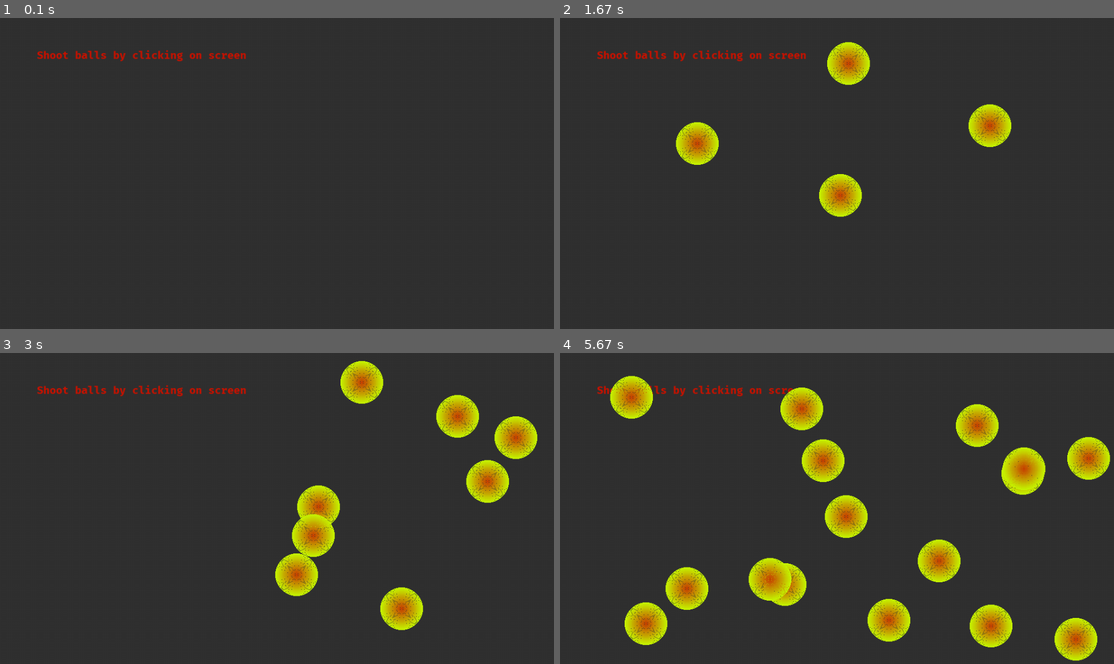
Above: before the commit, frames 1-4 (two rows, left to right).
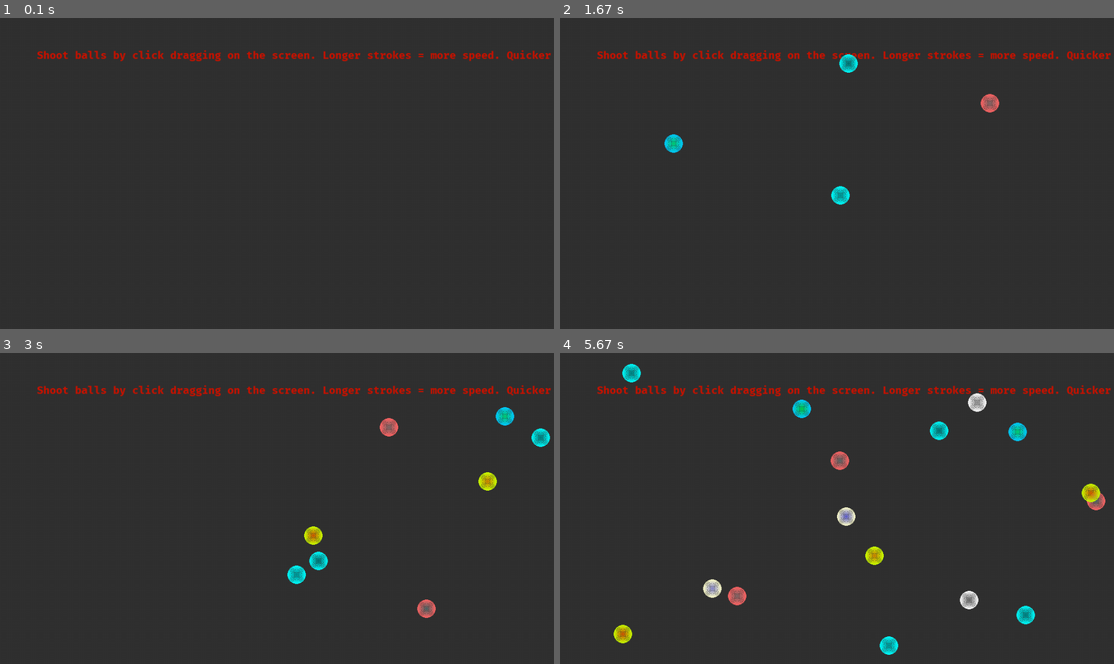
Above: after the commit, the same moments.

Repository: bhbmaster/pygame-shoot-ball
Game: pygame game, started from classBallShoot.py
Same seed, same stepped clock (60 frames per second), same inputs: the game is played once before the commit and once after it.
Inputs (mouse positions are in pixels of both pictures, inside the frame that each line leads up to):
- Up to frame 1 (0.1 s): no input
- Up to frame 2 (1.67 s): press the mouse at (837, 192) at 0.37 s; move the mouse to (770, 182) at 0.47 s; release the mouse at (704, 176) at 0.6 s; press the mouse at (837, 192) at 0.7 s; move the mouse to (881, 129) at 0.8 s; release the mouse at (920, 64) at 0.93 s; press the mouse at (837, 192) at 1.03 s; move the mouse to (842, 129) at 1.13 s; release the mouse at (848, 67) at 1.27 s; press the mouse at (837, 192) at 1.37 s; move the mouse to (842, 198) at 1.47 s; release the mouse at (842, 204) at 1.6 s
- Up to frame 3 (3 s): press the mouse at (277, 527) at 1.7 s; move the mouse to (349, 542) at 1.8 s; release the mouse at (421, 558) at 1.93 s; press the mouse at (277, 527) at 2.03 s; move the mouse to (349, 505) at 2.13 s; release the mouse at (421, 480) at 2.27 s; press the mouse at (277, 527) at 2.37 s; move the mouse to (376, 505) at 2.47 s; release the mouse at (476, 483) at 2.6 s; press the mouse at (277, 527) at 2.7 s; move the mouse to (376, 548) at 2.8 s; release the mouse at (470, 567) at 2.93 s
- Up to frame 4 (5.67 s): press the mouse at (837, 527) at 3.03 s; move the mouse to (848, 511) at 3.13 s; release the mouse at (859, 496) at 3.27 s; press the mouse at (837, 527) at 3.37 s; move the mouse to (776, 489) at 3.47 s; release the mouse at (715, 452) at 3.6 s; press the mouse at (837, 527) at 3.7 s; move the mouse to (914, 533) at 3.8 s; release the mouse at (986, 542) at 3.93 s; press the mouse at (837, 527) at 4.03 s; move the mouse to (792, 468) at 4.13 s; release the mouse at (748, 405) at 4.27 s; press the mouse at (837, 527) at 4.37 s; move the mouse to (936, 517) at 4.47 s; release the mouse at (1030, 505) at 4.6 s; press the mouse at (837, 527) at 4.7 s; move the mouse to (787, 480) at 4.8 s; release the mouse at (731, 433) at 4.93 s; press the mouse at (837, 527) at 5.03 s; move the mouse to (820, 471) at 5.13 s; release the mouse at (803, 415) at 5.27 s; press the mouse at (837, 527) at 5.37 s; move the mouse to (859, 492) at 5.47 s; release the mouse at (875, 458) at 5.6 s

The runs differ from the first frame. In frame 1, 0.8% of the frame differs, in the area x 29-100%, y 10-15%; in frame 2, 4.3%; in frame 3, 7.9%; in frame 4, 15%, in the area x 9-100%, y 3-100%.

Commit message:
added color + radius variations. color is random + radius is time depended

Diff:
--- a/classBallShoot.py
+++ b/classBallShoot.py
@@ -3,16 +3,20 @@
 import random
 import math
 
-version = "0.0.3c"
+version = "0.0.5c"
 FPS = 60
-Scale = 0.75
-Grey = pygame.Color(50,50,50)
-Yellow = pygame.Color(200,200,0)
-Red = pygame.Color(200, 20, 0)
+SHADES_PER_CIRCLE = 20
+MAX_SECOND_HOLD = 1000            # how many milliseconds hold generate max gold
+Scale = 0.75                      # percent size of full screen . 1 = full screen
+Red = pygame.Color(200, 20, 0)    # text color
+Grey = pygame.Color(50,50,50)     # background color
+# Yellow = pygame.Color(200,200,0)
 
 class Message:
 
     def __init__(self,message,X,Y,color,size=18,font="FiraCode-Bold.ttf"):
+
+        # init message size string and location
         self.font = pygame.font.Font("FiraCode-Bold.ttf", 18) # 32 fits nicely when screen 1000x1000
         self.message = message
         self.color = color
@@ -20,6 +24,8 @@
         self.Y = Y
 
     def draw(self,surface):
+
+        # draw message on surface/screen
         msg_surface = self.font.render(self.message, True, self.color)
         msg_rect = msg_surface.get_rect()
         msg_rect.topleft = (self.X,self.Y)
@@ -28,15 +34,22 @@
 class Ball:
 
     def __init__(self,x0,y0,dir_degrees,speed,radius):
+
+        # init
         self.cX = x0
         self.cY = y0
         self.dir_degrees = dir_degrees
         self.radius = radius
         self.speed = speed
+
         # change in x and y (normalized):
         self.cDx = math.cos(self.dir_degrees*math.pi/180)
         self.cDy = -math.sin(self.dir_degrees*math.pi/180)
-        self.circle_shades = 20
+        self.circle_shades = SHADES_PER_CIRCLE
+
+        # color init
+        self.choice = random.randint(1,6)  # we 6 color set choices (in draw function we take care of this)
+        self.cVar = random.randint(100,200) # additionally we vary randomly the shade variance
 
     def update(self):  # update aka move
 
@@ -45,35 +58,48 @@
 
         if (self.cY + self.radius > window_height) or (self.cY - self.radius < 0):
             self.cDy = -self.cDy
+
         if (self.cX + self.radius > window_width) or (self.cX - self.radius < 0):
             self.cDx = -self.cDx
+
         # debug info 2 here
         # next circle position updated with change in X and change Y
         self.cX += self.cDx*self.speed # (new - add change_in_x_normalized_ratio * circle_speed)
-        self.cY += self.cDy*self.speed # (new - add
+        self.cY += self.cDy*self.speed # (new - add change_in_y_normalized_ratio * circle_speed)
 
     def draw(self,surface):
 
         # draw circles shades which draws the circle
         circle_shades_prime = self.circle_shades + 1
+
+        # shades of the circle which make the circle
         for i in range(circle_shades_prime):
+
             ratioR = (circle_shades_prime - i) / circle_shades_prime # moves from 1 to 0 smoothly (aka Ratio Reverse)
             ratio = 1-ratioR                                         # moves from 0 to 1 smoothly
-            cRed = 200
-            cGreenVar = 200
-            cGreen = int(cGreenVar*ratio) + (255-cGreenVar)
-            cBlue = 0
+
+            # pick R,G,B for shades depending on the color choice we picked when ball was initiated
+            if self.choice == 1: cRed = 200; cGreen = int(self.cVar*ratio) + (255-self.cVar); cBlue = 0
+            elif self.choice == 2: cRed = 0; cGreen =  200; cBlue = int(self.cVar*ratio) + (255-self.cVar)
+            elif self.choice == 3: cRed = int(self.cVar*ratio) + (255-self.cVar); cGreen = 100; cBlue =  100
+            elif self.choice == 4: cRed = int(self.cVar*ratio) + (255-self.cVar); cGreen = int(self.cVar*ratio) + (255-self.cVar);  cBlue =  200
+            elif self.choice == 5: cRed = 0; cGreen = int(self.cVar*ratio) + (255-self.cVar);  cBlue =  int(self.cVar*ratio) + (255-self.cVar)
+            elif self.choice == 6: cRed = int(self.cVar*ratio) + (255-self.cVar); cGreen = int(self.cVar*ratio) + (255-self.cVar); cBlue = int(self.cVar*ratio) + (255-self.cVar)
+
             cColor = pygame.Color(cRed,cGreen, cBlue)
+
             cR = self.radius*ratio # moves from radius 0 to 1*circle_radius (small to big)
             cW = int(self.radius/circle_shades_prime)+1
+
+            # draw the shade arc/circle
             pygame.draw.circle(surface, cColor, (self.cX, self.cY), cR, cW)
 
 class Main:
 
     def __init__(self, scale = 0.75):
 
+        # init pygame and set size and caption and clock (for fps management)
         pygame.init()
-
         self.DisplayInfo=pygame.display.Info()
         self.ratioDisplayX = scale
         self.ratioDisplayY = scale
@@ -86,31 +112,55 @@
 
     def gameLoop(self):
 
+        # mouse click constants - left mouse button is 1, right mouse button is 3
+        LEFT = 1
+        RIGHT = 3
+
         # preloop inits
         circle_mouse_pos = []
         balls = []
-        # for now put here:
+
+        # circle mins and maxes for speed
         circle_min_speed = 0.5
         circle_max_speed = int(self.DIAGONAL/45) # gets us speed of around ~30 in 1000 by 1000 (1414 diag)
-        circle_radius = int(self.DIAGONAL/28) # gets us ball of size 50 in 1000 by 1000 (1414 diag)
-
-        # print to console
-        print(f"* Shoot Ball v{version} - Window Size {self.X}x{self.Y} - MaxSpeed: {circle_max_speed} - Radius: {circle_radius}")
-
-        # loop
+
+        # circle mins and maxes for radius
+        circle_min_radius = 1
+        circle_max_radius = int(self.DIAGONAL/15)
+        circle_delta_radius = circle_max_radius - circle_min_radius
+        max_second_hold = MAX_SECOND_HOLD # 3000 ms | 3s for max radius ball (less hold smaller ball)
+
+        # print to console (we flush it otherwise it only shows up when the game closes)
+        main_title_string=f"* Shoot Ball v{version} - Window Size {self.X}x{self.Y} - vMin {circle_min_speed}, vMax {circle_max_speed} - rMin {circle_min_radius}, rMax {circle_max_radius}"
+        # print(main_title_string); sys.stdout.flush()
+
+        # main game loop where we draw background, get events, draw message, update balls, draw balls, update screen
         while True:
+
             self.surface.fill(Grey)  # draw background here in case we want to draw debug info in events (before calling draw)
+
             events = pygame.event.get()
+
             # events
             for ev in events:
+
                 if ev.type == pygame.QUIT or (ev.type == pygame.KEYUP and ev.key == pygame.K_q):
                     # quit game if press X or hit q key
                     pygame.display.quit()
                     sys.exit()
+
                 if ev.type == pygame.MOUSEBUTTONDOWN:
                     x_mouse, y_mouse = ev.pos
                     circle_mouse_pos.append((x_mouse, y_mouse))
+                    time = pygame.time.get_ticks()
+
                 if ev.type == pygame.MOUSEBUTTONUP:
+
+                    # reset balls if right click
+                    if ev.button == RIGHT:
+                        balls = []
+                        continue
+
                     # get mouse start and end position & delta
                     x_mouse , y_mouse = ev.pos
                     mX0=circle_mouse_pos[0][0]
@@ -119,35 +169,49 @@
                     mY1=y_mouse
                     mDx=(mX1-mX0)
                     mDy=(mY1-mY0)
-                    # direction
+
+                    # mouse direction = ball direction
                     theta_radians = math.atan2(mDy,mDx)
                     theta_degrees = theta_radians * 180 / math.pi
                     adjusted_degreses = theta_degrees * -1
                     # adjusted_degress = adjusted_degress+180  # uncomment to shoot like pool
-                    # speed
+
+                    # set speed of ball
                     arrow_length = math.sqrt(mDx**2 + mDy**2)
                     max_speed_arrow_length = self.DIAGONAL/2
                     circle_speed = arrow_length / (max_speed_arrow_length/circle_max_speed)
-                    # dividing by 40 makes it so max speed is 30
                     if circle_speed > circle_max_speed: circle_speed=circle_max_speed
                     if circle_speed < circle_min_speed: circle_speed=circle_min_speed
+
+                    # set radius of ball (set by time it takes to draw arrow - more time bigger ball)
+                    delta_time = pygame.time.get_ticks() - time
+                    if delta_time > max_second_hold: delta_time = max_second_hold
+                    circle_radius = circle_min_radius + int(circle_delta_radius*delta_time/max_second_hold)
+                    # print(f"{delta_time=} {circle_radius=}"); sys.stdout.flush()
+
                     # setting circle
                     circle_mouse_pos = []
                     balls.append(Ball(mX0,mY0,adjusted_degreses,circle_speed,circle_radius))
                     # HERE
-            # init message
-            msg = Message("Shoot balls by clicking on screen",self.X/15,self.Y/10,Red)
+
+            # init message + title bar
+            msg = Message(f"Shoot balls by click dragging on the screen. Longer strokes = more speed. Quicker strokes = smaller ball.",self.X/15,self.Y/10,Red)
+            # extra_title_string = f" -  FPS: {int(self.clock.get_fps())} - BALLS: {len(balls)} - CIRCLE_DRAWS: {SHADES_PER_CIRCLE*len(balls)}"
+            extra_title_string = f" - {int(self.clock.get_fps())} fps - {len(balls)} balls"
+            pygame.display.set_caption(main_title_string+extra_title_string)
+
             # draw
             msg.draw(self.surface)
             for ball in balls:
                 ball.update()
                 ball.draw(self.surface)
+
+            # update screen and make sure we sleep correct amount of time to achieve good FPS (hence tick)
             pygame.display.update()
             self.clock.tick(FPS)
 
 
 ## main ##
-
 m = Main(Scale)
 m.gameLoop()
 
Not shown, changed: README.md
Not shown, added: requirements.txt
Not shown, added: create_requirements.sh
